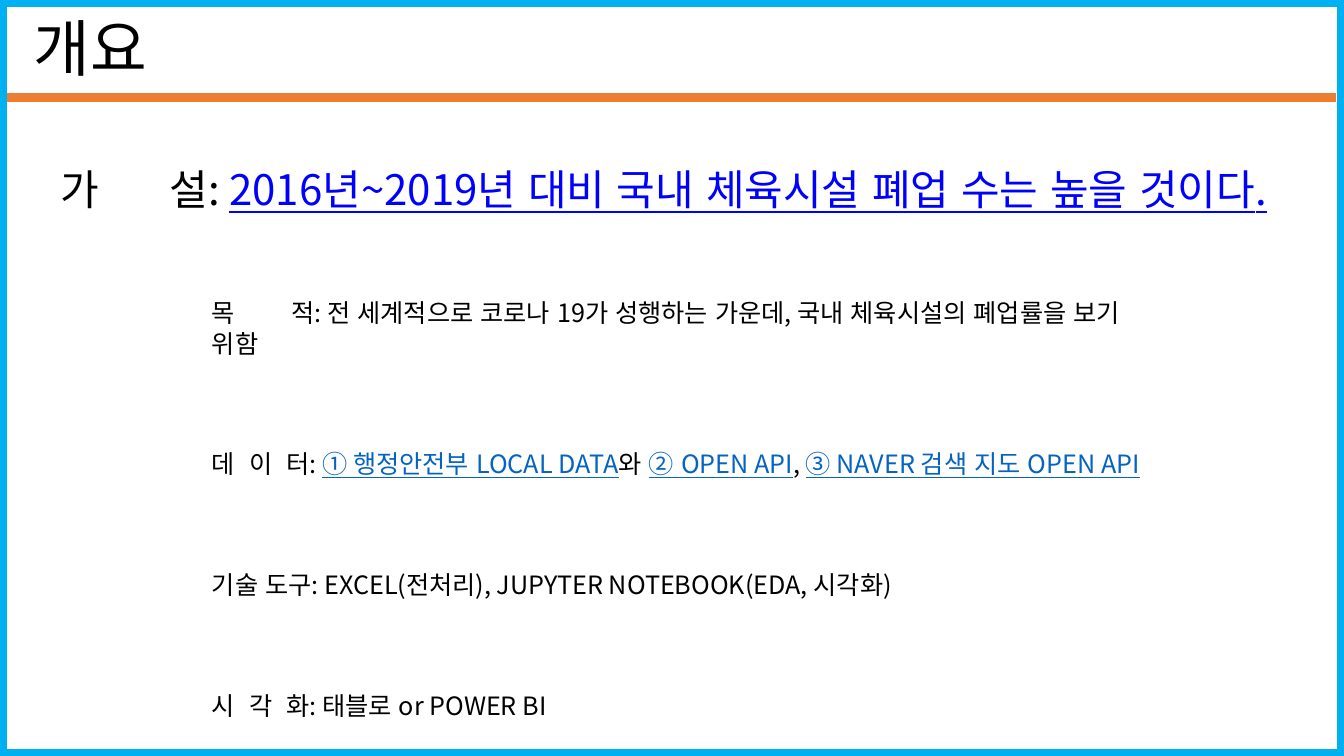
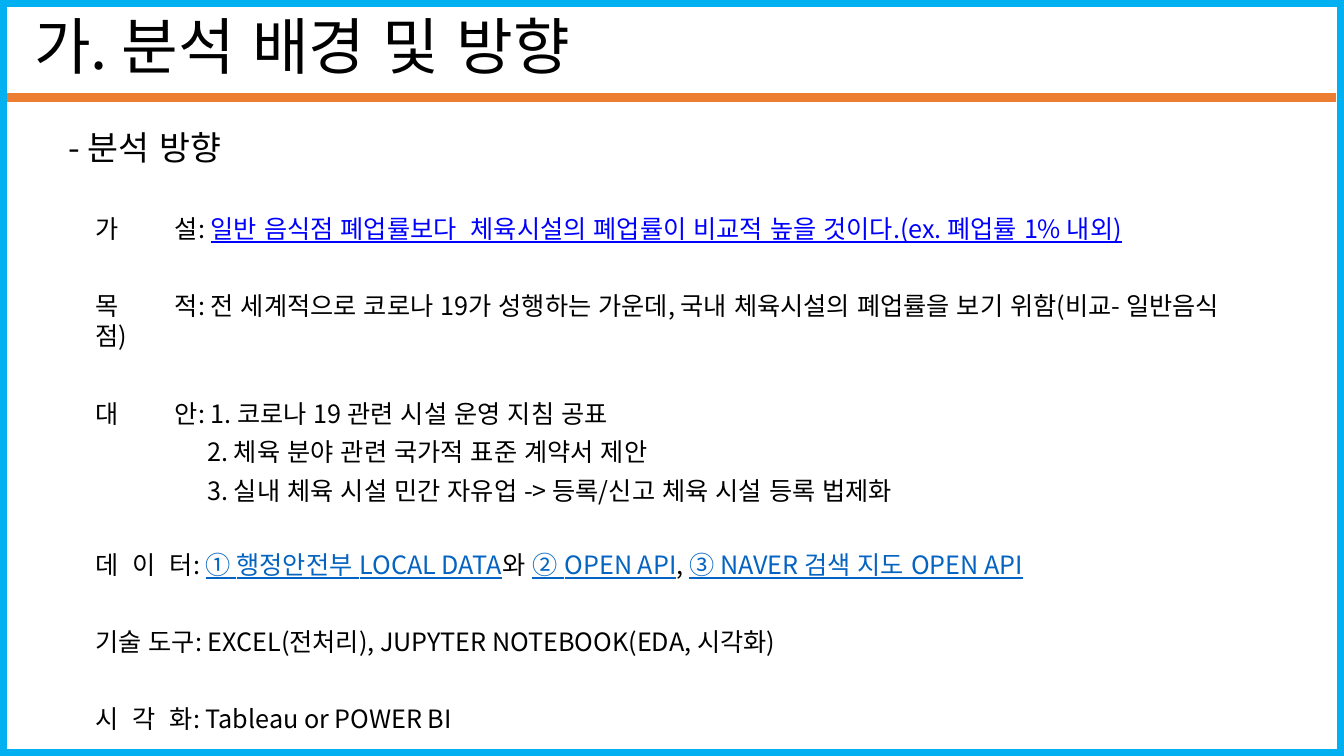
Before and after one commit to seungjae1162/SportsData, a slide deck: slide 6 of standard_in_2020-12-31/코로나19에따른 스포츠시설 폐업 수(20201228_20210103).pptx (slide 3 before the commit). Drawn at 1344x756 pixels with LibreOffice and Linux fonts; fonts in the diff are those of the drawing. Boxes give left, top, right and bottom in pixels: in the first picture for what was removed or moved away, otherwise in the second. Text is boxed around its words. In the diff, an @@ line names an element or a change of style, - is before the commit and + after.

```diff
--- a/standard_in_2020-12-31/코로나19에따른 스포츠시설 폐업 수(20201228_20210103).pptx
+++ b/standard_in_2020-12-31/코로나19에따른 스포츠시설 폐업 수(20201228_20210103).pptx
@@ text removed at <box>34,20,147,76</box> @@
-개요
@@ text added at <box>34,6,570,74</box>, 44 pt, text #000000 @@
+가. 분석 배경 및 방향
@@ text added at <box>88,132,221,163</box>, 24 pt, text #000000 @@
+- 분석 방향
@@ text removed at <box>60,170,1267,213</box> @@
-가 설: 2016년~2019년 대비 국내 체육시설 폐업 수는 높을 것이다.
@@ text "가 설: 일반 음식점 폐업률보다 ...": place and size @@
-text "가 설: 일반 음식점 폐업률보다 ..." at <box>212,301,1140,717</box>
+text "가 설: 일반 음식점 폐업률보다 ..." at <box>95,217,1219,730</box>
@@ text at <box>95,217,1219,505</box>: text changed @@
-목 적: 전 세계적으로 코로나 19가 성행하는 가운데, 국내 체육시설의 폐업률을 보기 위함
+가 설: 일반 음식점 폐업률보다 체육시설의 폐업률이 비교적 높을 것이다.(ex. 폐업률 1% 내외)
+목 적: 전 세계적으로 코로나 19가 성행하는 가운데, 국내 체육시설의 폐업률을 보기 위함(비교- 일반음식점)
+대 안: 1. 코로나 19 관련 시설 운영 지침 공표
+2. 체육 분야 관련 국가적 표준 계약서 제안
+3. 실내 체육 시설 민간 자유업 -> 등록/신고 체육 시설 등록 법제화
@@ text at <box>95,707,452,730</box>: text changed @@
-시 각 화: 태블로 or POWER BI
+시 각 화: Tableau or POWER BI
```
Also in this commit, not shown: 3 other slides changed, 8 slides added, 2 slides removed.
